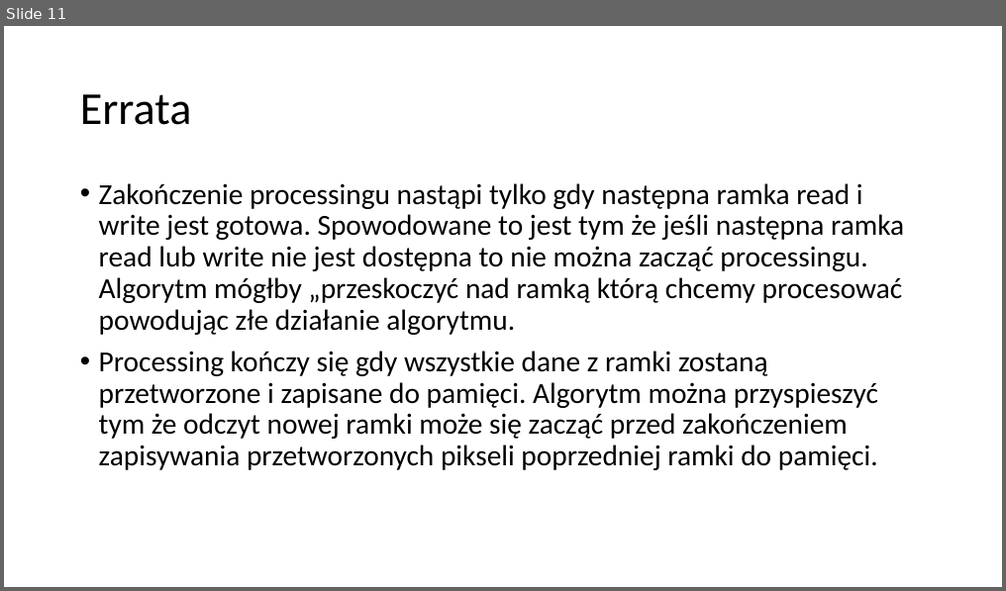
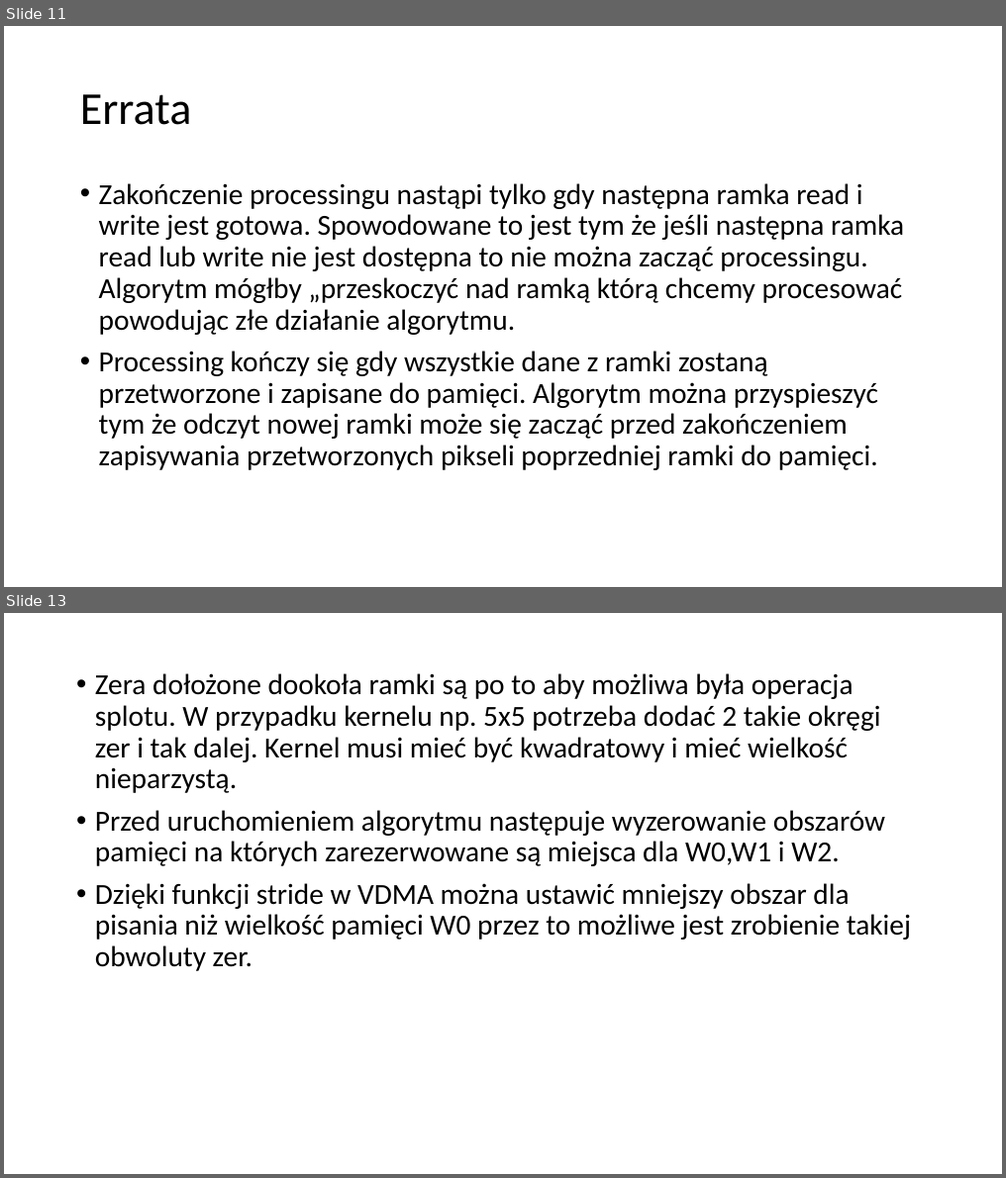
Before and after one commit to rfeiglewicz/SDWP_PROJECT, a slide deck: Prezentacja_splotowa_filtracja_obrazu.pptx. Shown one above the other, each under a label of ours: slide 11 before the commit, slides 11 and 13 after it; the slides between them are not shown. The pictures are 1006x591 and 1006x1178 pixels, drawn with LibreOffice and Linux fonts; fonts in the diff are those of the drawing. Boxes give left, top, right and bottom in pixels: in the first picture for what was removed or moved away, otherwise in the second. Text is boxed around its words. In the diff, an @@ line names an element or a change of style, - is before the commit and + after.

```diff
--- a/Prezentacja_splotowa_filtracja_obrazu.pptx
+++ b/Prezentacja_splotowa_filtracja_obrazu.pptx
@@ slide 13 added at box(4, 613, 1002, 1174), background #FFFFFF @@
@@ text added at box(95, 673, 911, 971), 28 pt, text #000000 @@
+• Zera dołożone dookoła ramki są po to aby możliwa była operacja splotu. W przypadku kernelu np. 5x5 potrzeba dodać 2 takie okręgi zer i tak dalej. Kernel musi mieć być kwadratowy i mieć wielkość nieparzystą.
+• Przed uruchomieniem algorytmu następuje wyzerowanie obszarów pamięci na których zarezerwowane są miejsca dla W0,W1 i W2.
+• Dzięki funkcji stride w VDMA można ustawić mniejszy obszar dla pisania niż wielkość pamięci W0 przez to możliwe jest zrobienie takiej obwoluty zer.
```
Also in this commit, not shown: 6 other slides added, 1 slide removed, 2 other files.
